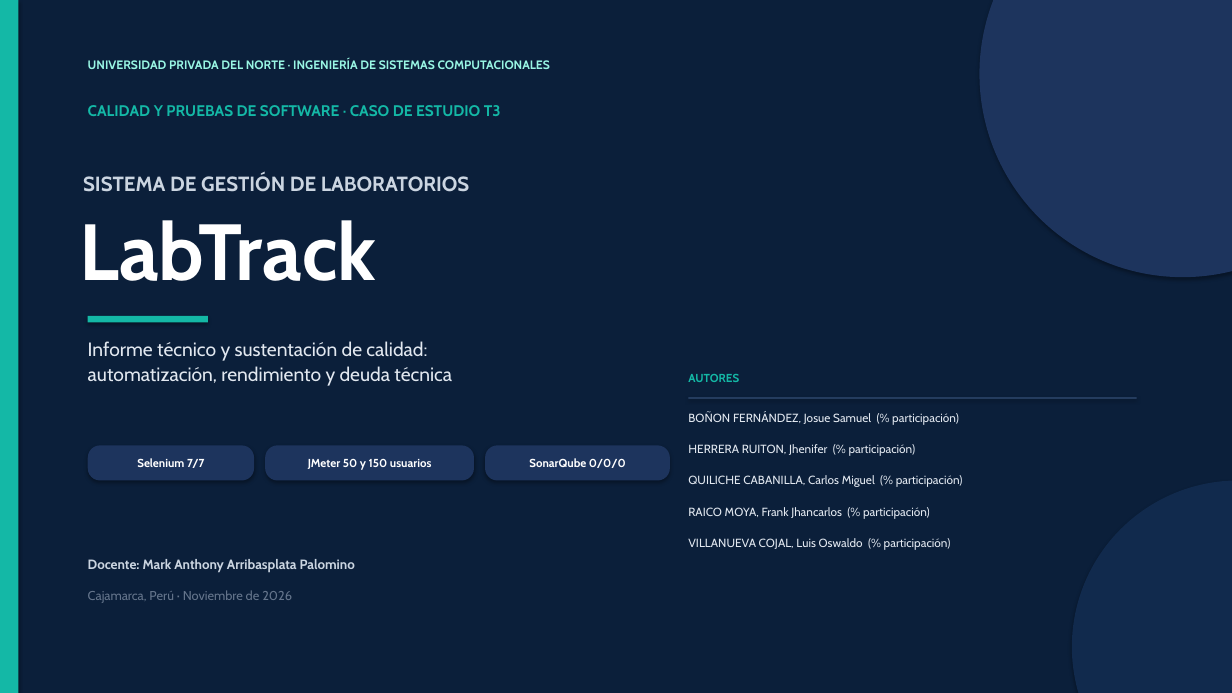
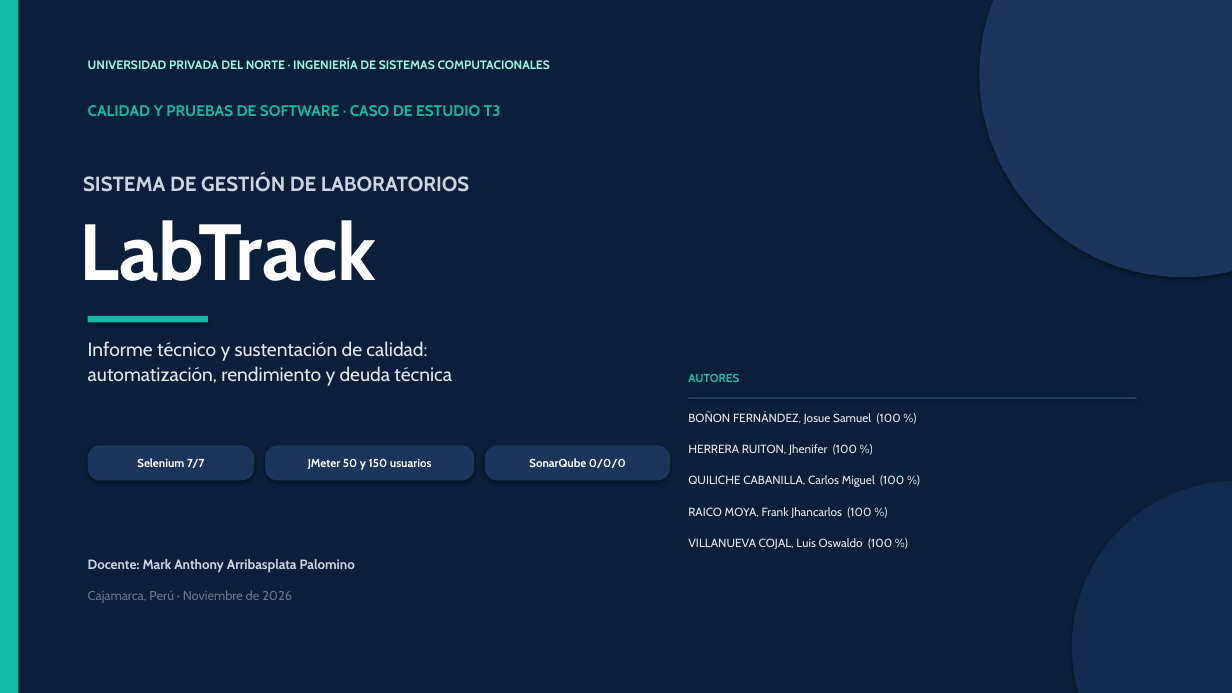
Before and after one commit to N00385644/LabTrack, a slide deck: slide 1 of docs/presentacion-labtrack.pptx. Drawn at 1232x693 pixels with LibreOffice and Linux fonts; fonts in the diff are those of the drawing. Boxes give left, top, right and bottom in pixels: in the first picture for what was removed or moved away, otherwise in the second. Text is boxed around its words. In the diff, an @@ line names an element or a change of style, - is before the commit and + after.

```diff
--- a/docs/presentacion-labtrack.pptx
+++ b/docs/presentacion-labtrack.pptx
@@ text at bbox=[688, 412, 901, 424]: text changed @@
-BOÑON FERNÁNDEZ, Josue Samuel (% participación)
+BOÑON FERNÁNDEZ, Josue Samuel (100 %)
@@ text at bbox=[688, 444, 857, 455]: text changed @@
-HERRERA RUITON, Jhenifer (% participación)
+HERRERA RUITON, Jhenifer (100 %)
@@ text at bbox=[688, 475, 904, 487]: text changed @@
-QUILICHE CABANILLA, Carlos Miguel (% participación)
+QUILICHE CABANILLA, Carlos Miguel (100 %)
@@ text at bbox=[688, 507, 871, 518]: text changed @@
-RAICO MOYA, Frank Jhancarlos (% participación)
+RAICO MOYA, Frank Jhancarlos (100 %)
@@ text at bbox=[688, 538, 892, 549]: text changed @@
-VILLANUEVA COJAL, Luis Oswaldo (% participación)
+VILLANUEVA COJAL, Luis Oswaldo (100 %)
```
Also in this commit, not shown: 1 other slide changed, 16 other files.
